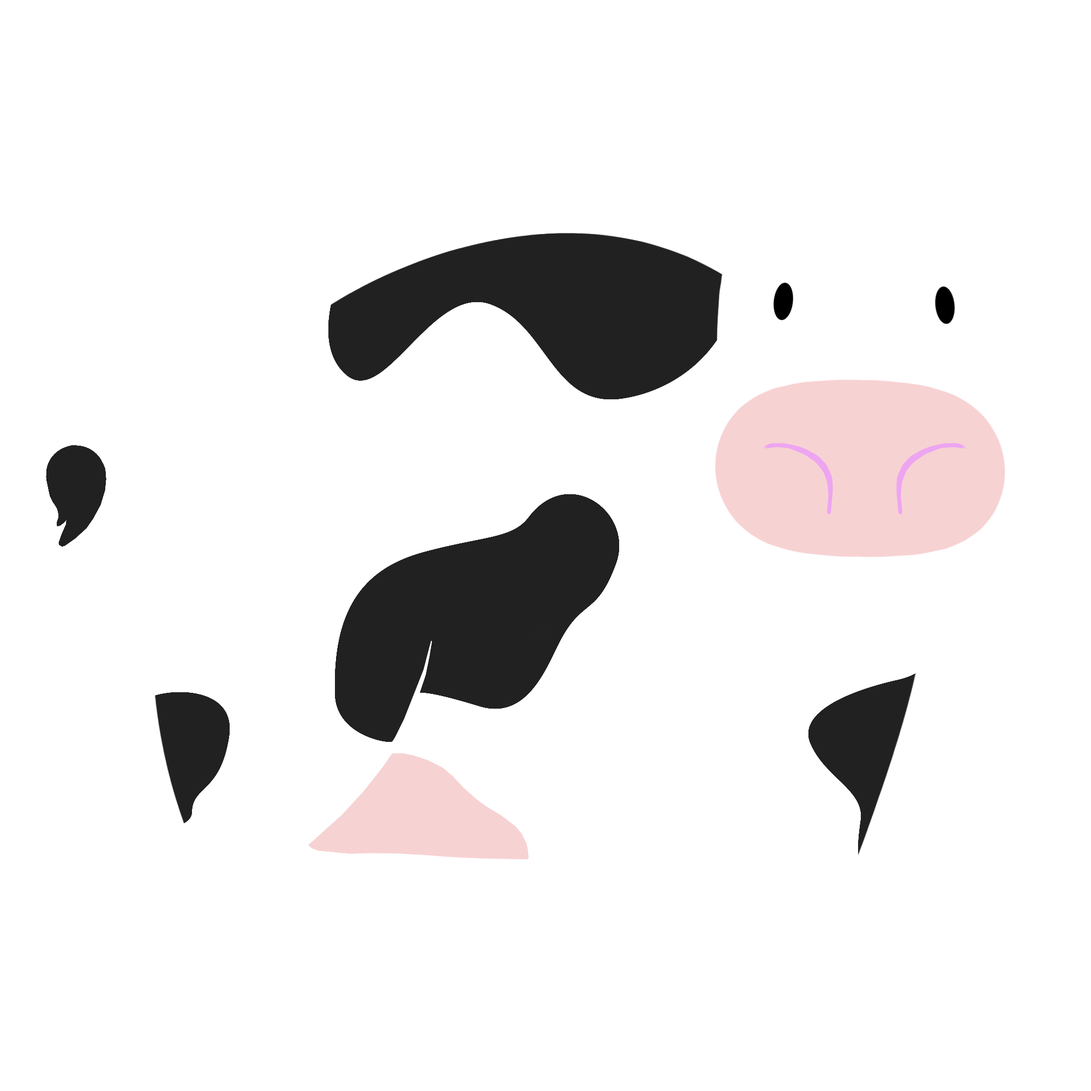
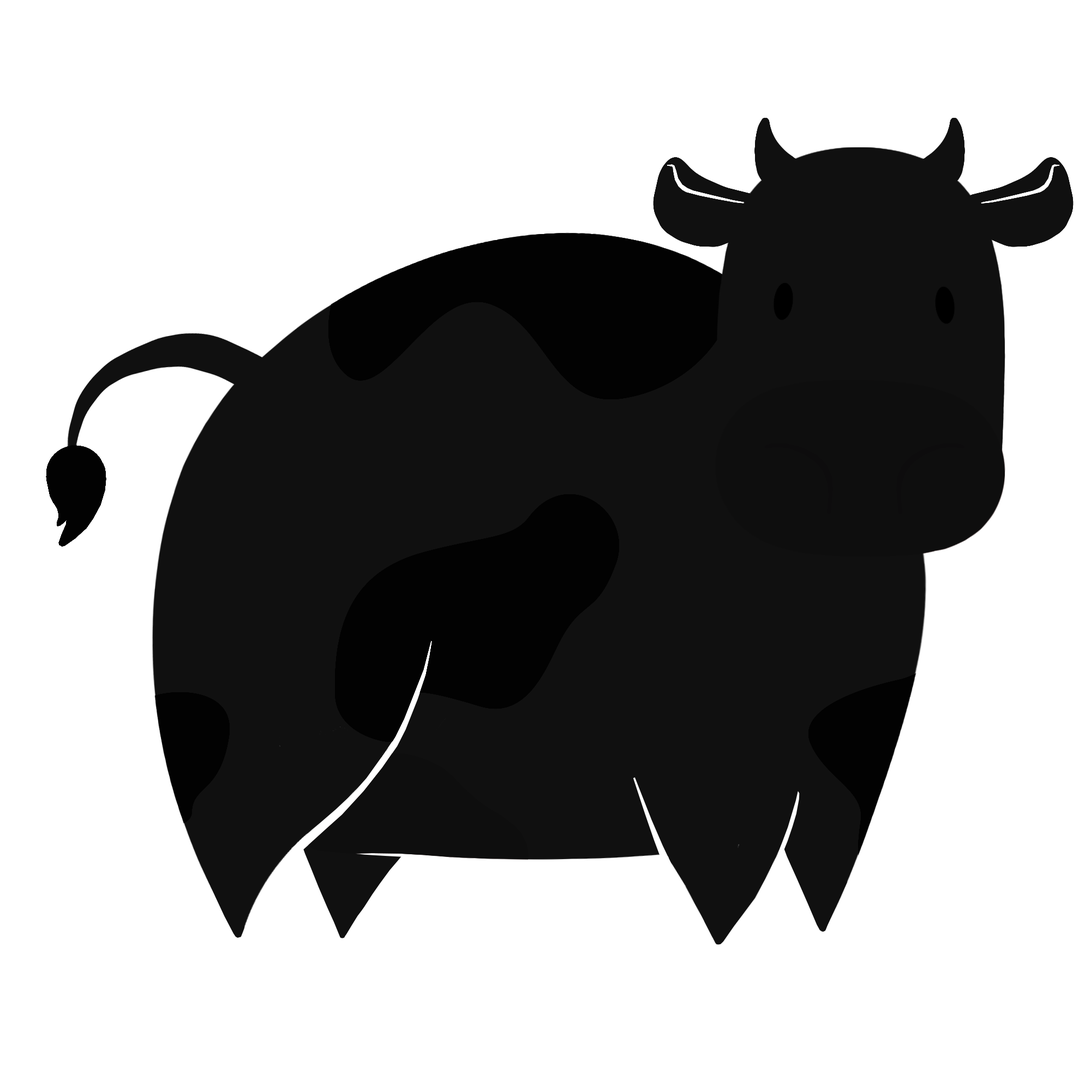
Layered file, before and after one edit (1091 × 1091). Changes by layer:
added layer "Layer 2" above "V04 - toy 03" over [45, 117, 1075, 946]
